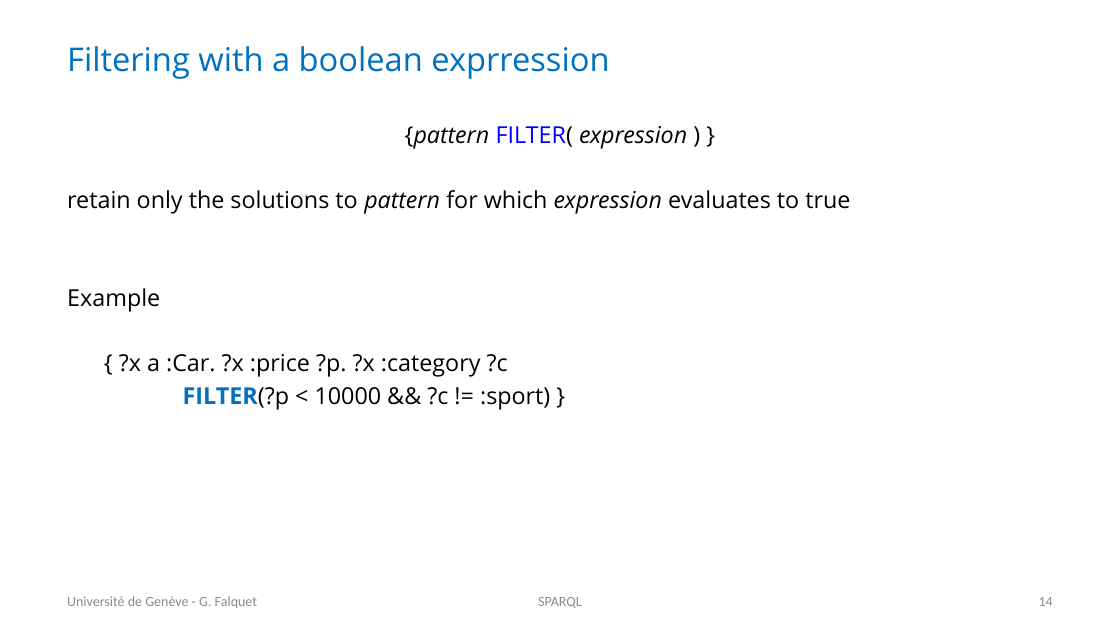
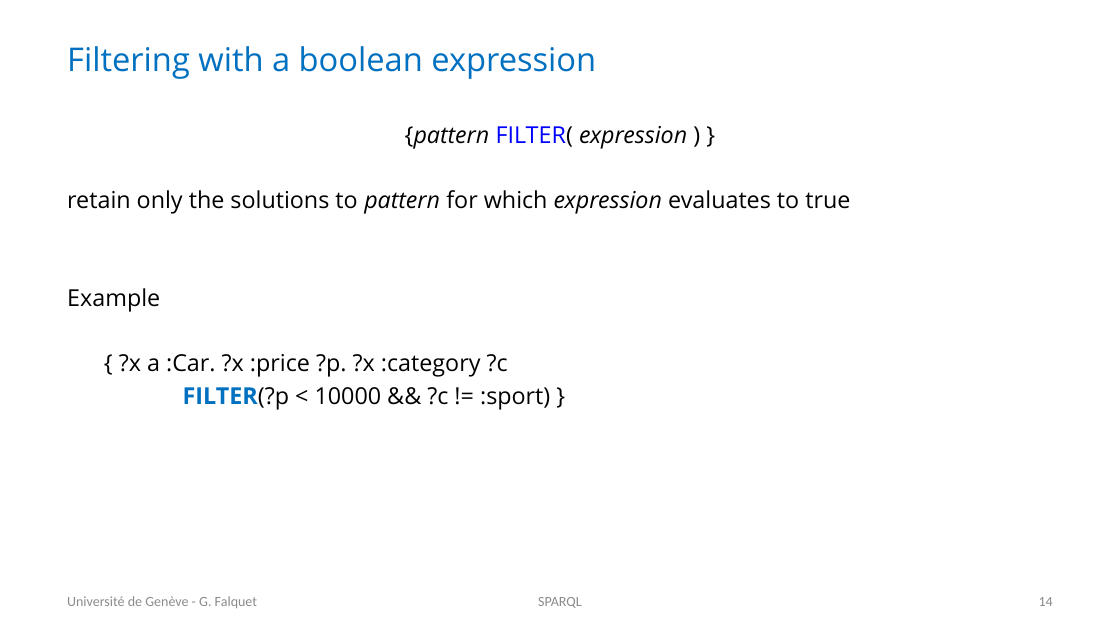
Before and after one commit to cui-ke/semantic-tech, a slide deck: slide 14 of semweb-course/Chapters/04-SPARQL_GeoSPARQL/SPARQL.pptx. Drawn at 1120x630 pixels with LibreOffice and Linux fonts; fonts in the diff are those of the drawing. Boxes give left, top, right and bottom in pixels: in the first picture for what was removed or moved away, otherwise in the second. Text is boxed around its words. In the diff, an @@ line names an element or a change of style, - is before the commit and + after.

```diff
--- a/semweb-course/Chapters/04-SPARQL_GeoSPARQL/SPARQL.pptx
+++ b/semweb-course/Chapters/04-SPARQL_GeoSPARQL/SPARQL.pptx
@@ title at box(67, 46, 596, 79): text changed @@
-Filtering with a boolean exprression
+Filtering with a boolean expression
```
Also in this commit, not shown: 38 other files.
